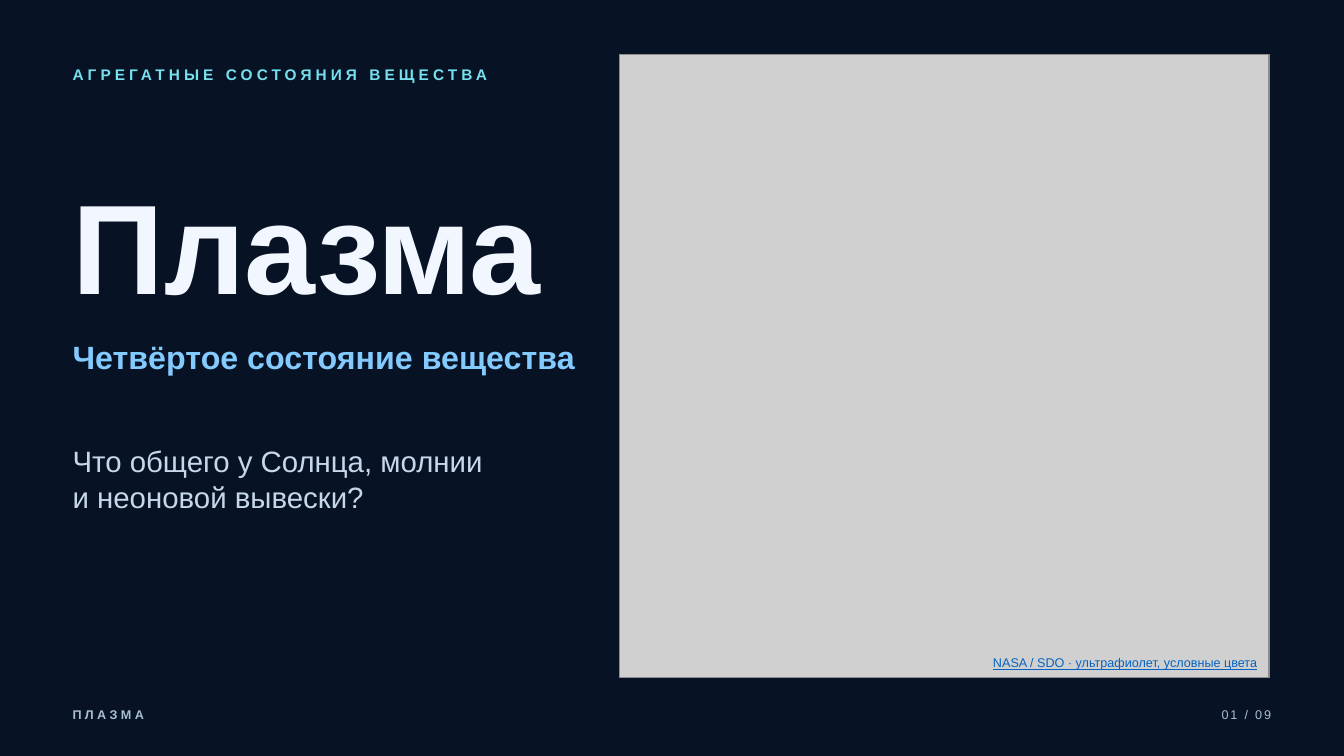
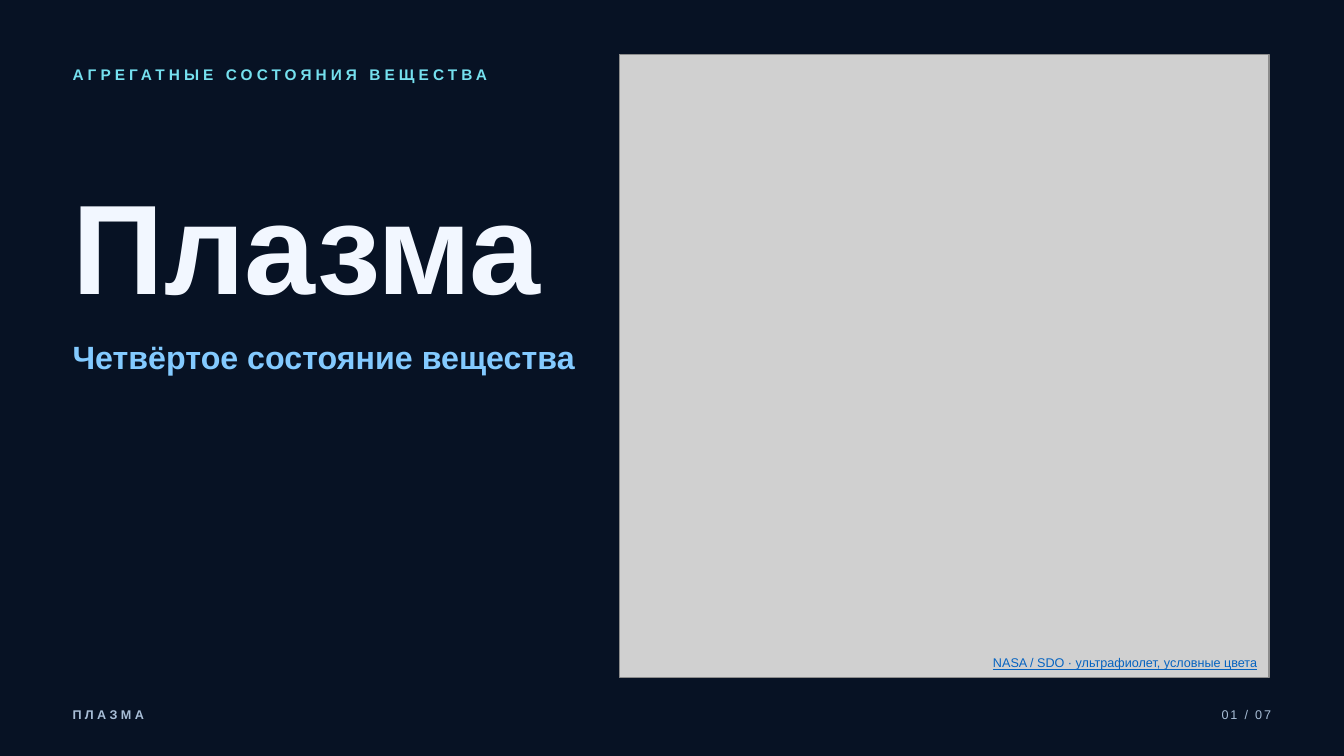
Before and after one commit to vetementaI/presentations, a slide deck: slide 1 of plasma/plasma-presentation.pptx. Drawn at 1344x756 pixels with LibreOffice and Linux fonts; fonts in the diff are those of the drawing; grey boxes stand for pictures. Boxes give left, top, right and bottom in pixels: in the first picture for what was removed or moved away, otherwise in the second. Text is boxed around its words. In the diff, an @@ line names an element or a change of style, - is before the commit and + after.

```diff
--- a/plasma/plasma-presentation.pptx
+++ b/plasma/plasma-presentation.pptx
@@ text removed at (73,450,482,509) @@
-Что общего у Солнца, молнии
-и неоновой вывески?
@@ text at (1222,710,1271,719): text changed @@
-01 / 09
+01 / 07
```
Also in this commit, not shown: 5 other slides changed, 1 slide added, 3 slides removed, 2 other files.
